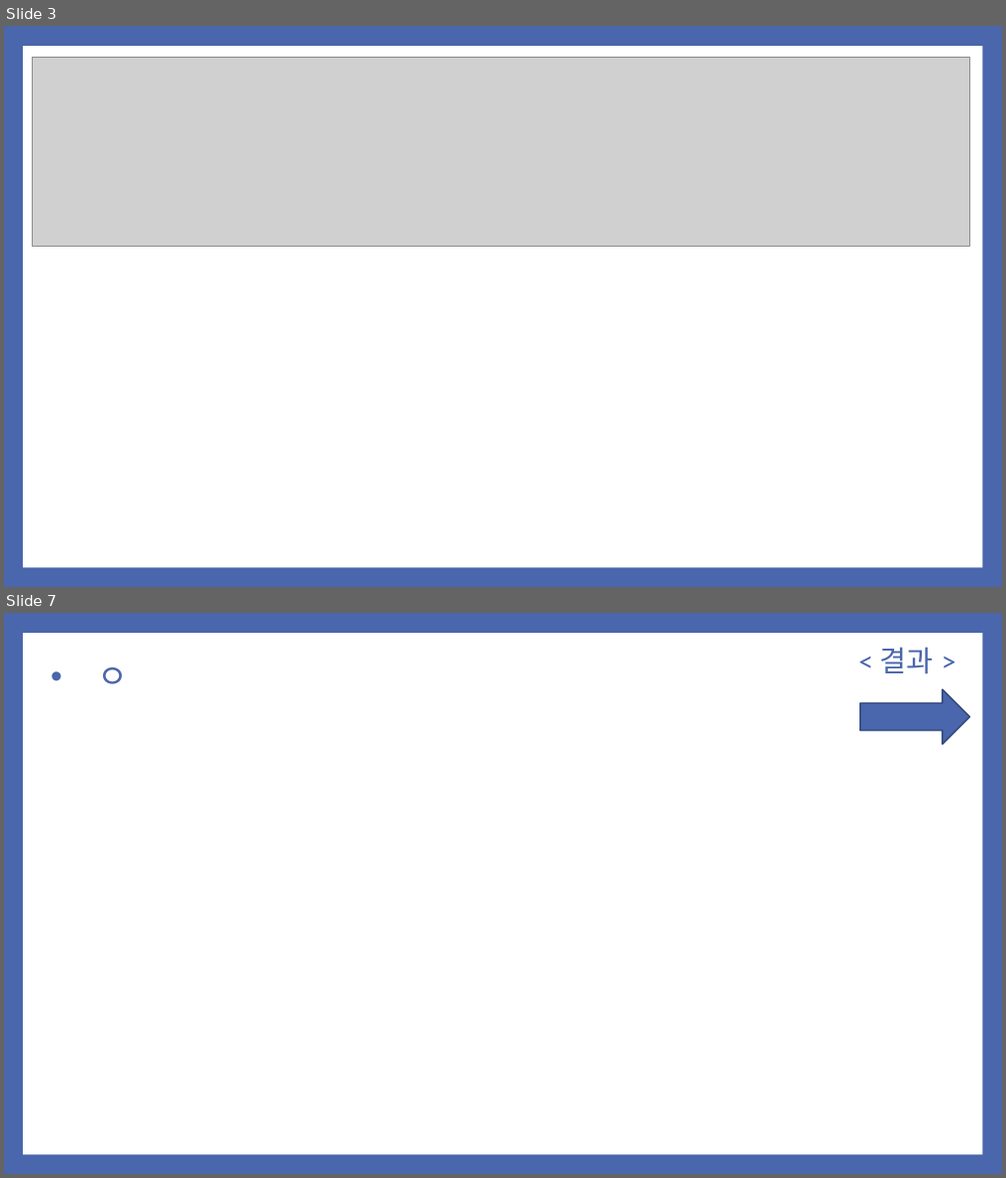
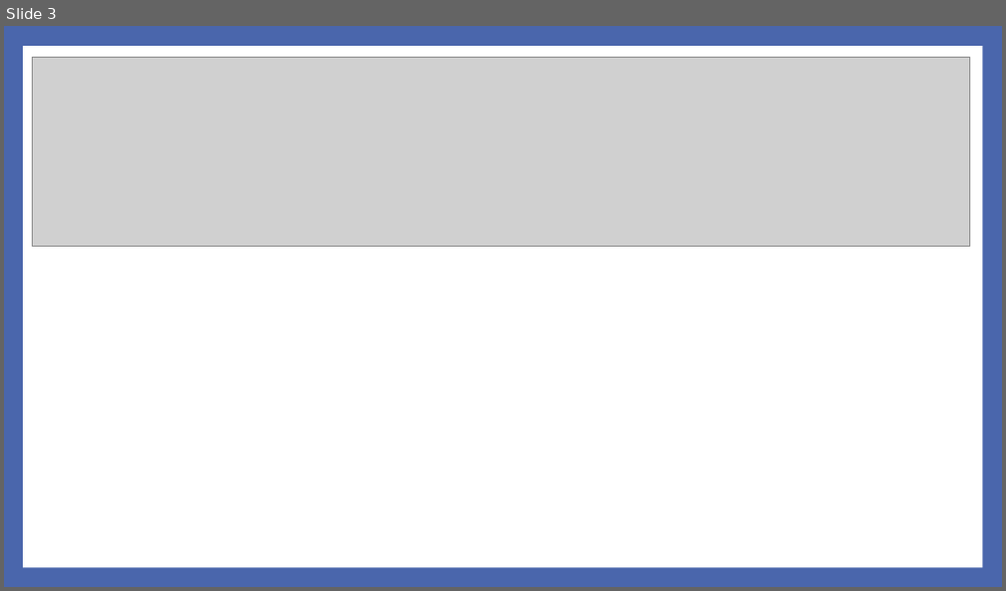
Before and after one commit to noheul1030/KOPO-HTML, a slide deck: 과제PPT/기업업무 4강 JSP_DB연동.pptx. Shown one above the other, each under a label of ours: slides 3 and 7 before the commit, slide 3 after it; the slides between them are not shown. The pictures are 1006x1178 and 1006x591 pixels, drawn with LibreOffice and Linux fonts; fonts in the diff are those of the drawing; grey boxes stand for pictures. Boxes give left, top, right and bottom in pixels: in the first picture for what was removed or moved away, otherwise in the second. Text is boxed around its words. In the diff, an @@ line names an element or a change of style, - is before the commit and + after.

```diff
--- a/과제PPT/기업업무 4강 JSP_DB연동.pptx
+++ b/과제PPT/기업업무 4강 JSP_DB연동.pptx
@@ slide 7 removed at (x1=4, y1=613, x2=1002, y2=1174), background #4A66AC; not listed: 1 template element that a slide beside it also shows @@
@@ title removed at (x1=97, y1=667, x2=128, y2=684) @@
-• ㅇ
@@ text removed at (x1=880, y1=647, x2=934, y2=674) @@
-< 결과 >
@@ right arrow removed at (x1=860, y1=689, x2=969, y2=744) @@
```
Also in this commit, not shown: 20 slides added, 11 other slides removed.
